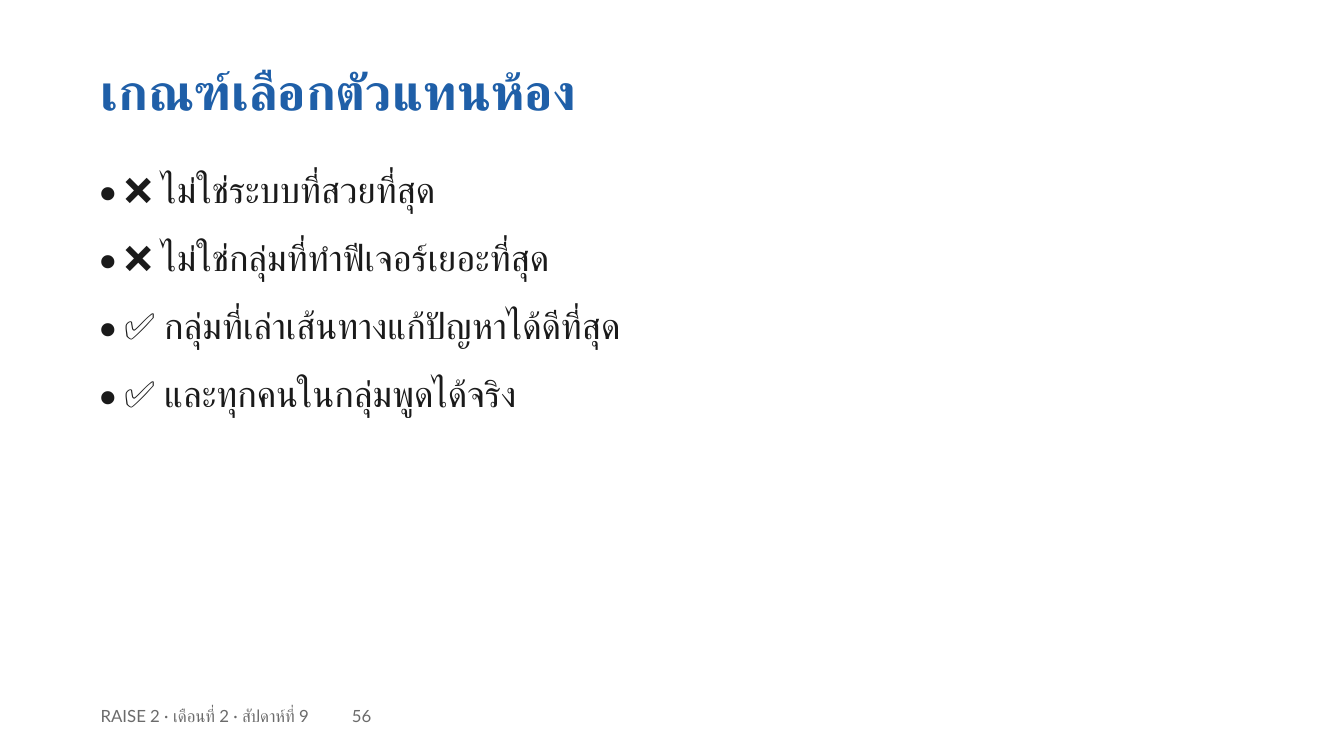
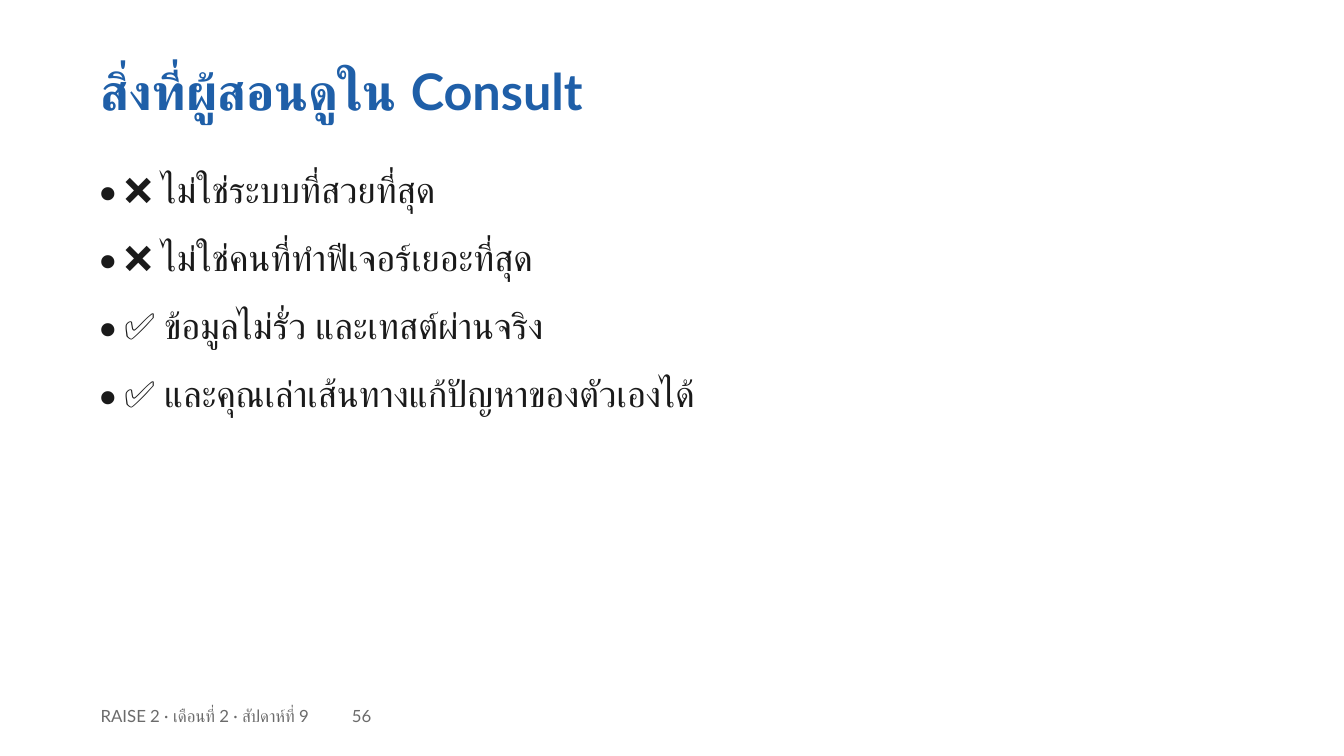
Before and after one commit to cnacha-mfu/raise2-module2, a slide deck: slide 56 of materials/week9/w9-slides.pptx. Drawn at 1344x756 pixels with LibreOffice and Linux fonts; fonts in the diff are those of the drawing. Boxes give left, top, right and bottom in pixels: in the first picture for what was removed or moved away, otherwise in the second. Text is boxed around its words. In the diff, an @@ line names an element or a change of style, - is before the commit and + after.

Commit message:
สไลด์+เดโม 4 สัปดาห์: ตัดงานกลุ่มออกทั้งหมด · บ่าย=LeaveEasy การบ้าน=หัวข้อตัวเอง · สัปดาห์ 9 เปลี่ยนนำเสนอเป็นคลิป+Consult · หน้าแรกลิงก์การบ้าน

```diff
--- a/materials/week9/w9-slides.pptx
+++ b/materials/week9/w9-slides.pptx
@@ text at [101,71,583,123]: text changed @@
-เกณฑ์เลือกตัวแทนห้อง
+สิ่งที่ผู้สอนดูใน Consult
@@ text at [161,243,533,282]: text changed @@
-• ❌ ไม่ใช่กลุ่มที่ทำฟีเจอร์เยอะที่สุด
+• ❌ ไม่ใช่คนที่ทำฟีเจอร์เยอะที่สุด
@@ text at [164,310,543,349]: text changed @@
-• ✅ กลุ่มที่เล่าเส้นทางแก้ปัญหาได้ดีที่สุด
+• ✅ ข้อมูลไม่รั่ว และเทสต์ผ่านจริง
@@ text at [164,378,694,417]: text changed @@
-• ✅ และทุกคนในกลุ่มพูดได้จริง
+• ✅ และคุณเล่าเส้นทางแก้ปัญหาของตัวเองได้
```
Also in this commit, not shown: 24 other slides changed, 25 other files.
